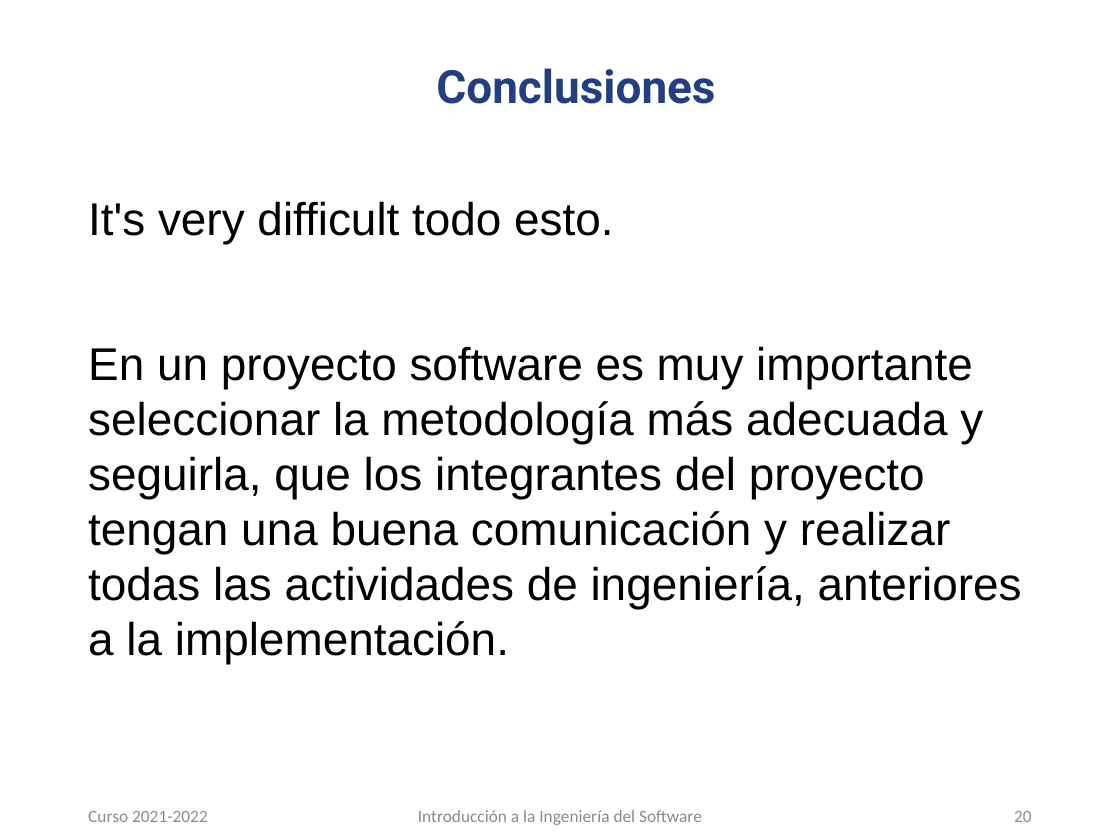
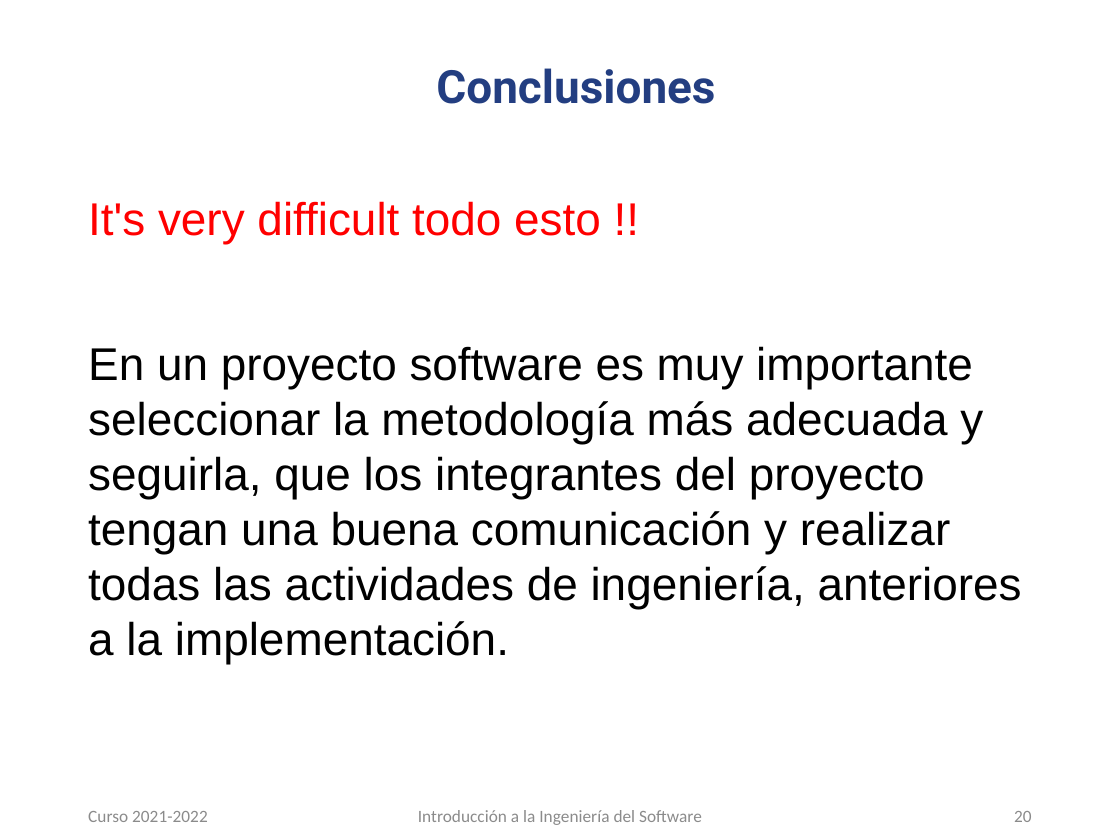
Before and after one commit to carloscmor/PRIMERA_FILA, a slide deck: slide 20 of PFentertainment_presentación.pptx. Drawn at 1120x840 pixels with LibreOffice and Linux fonts; fonts in the diff are those of the drawing; background and template pictures are left out. Boxes give left, top, right and bottom in pixels: in the first picture for what was removed or moved away, otherwise in the second. Text is boxed around its words. In the diff, an @@ line names an element or a change of style, - is before the commit and + after.

```diff
--- a/PFentertainment_presentación.pptx
+++ b/PFentertainment_presentación.pptx
@@ text at [88,201,601,244]: text changed; text colour #000000 to #FF0000 @@
-It's very difficult todo esto.
+It's very difficult todo esto !!
```
Also in this commit, not shown: 1 other slide changed.
